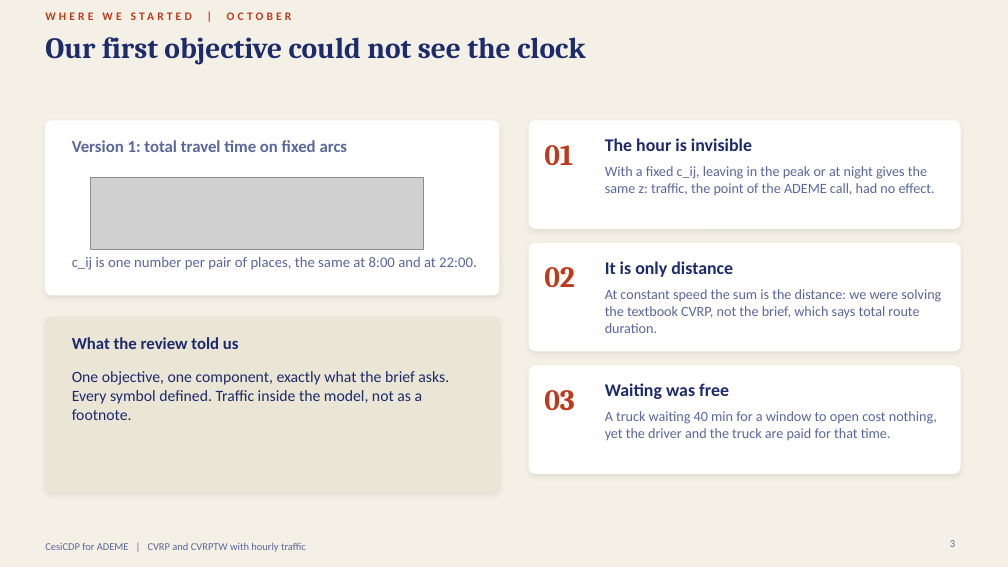
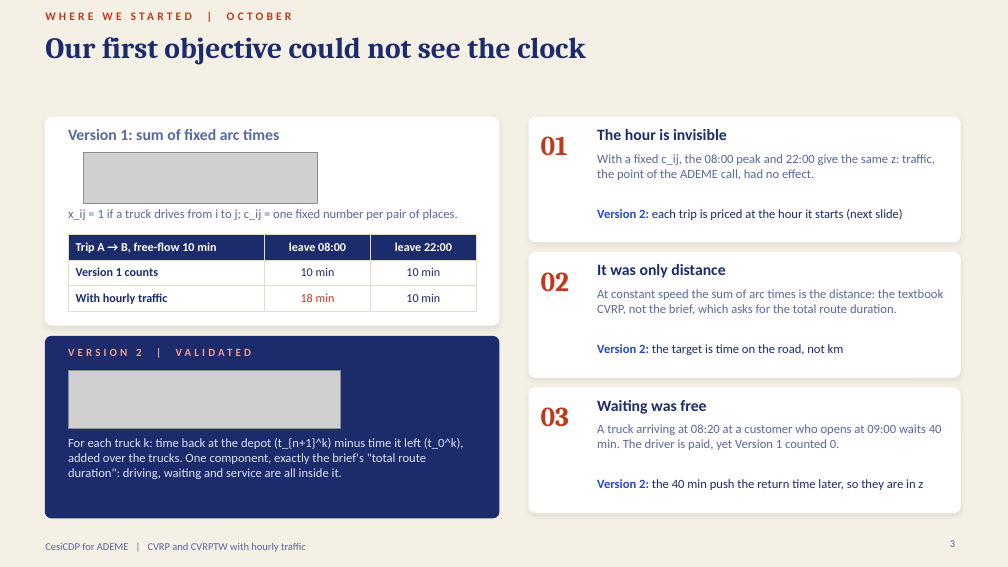
Before and after one commit to zzaved/cesi-cvrp-metaheuristics, a slide deck: slide 3 of presentation/cvrp_final_presentation.pptx. Drawn at 1008x567 pixels with LibreOffice and Linux fonts; fonts in the diff are those of the drawing; grey boxes stand for pictures. Boxes give left, top, right and bottom in pixels: in the first picture for what was removed or moved away, otherwise in the second. Text is boxed around its words. In the diff, an @@ line names an element or a change of style, - is before the commit and + after.

```diff
--- a/presentation/cvrp_final_presentation.pptx
+++ b/presentation/cvrp_final_presentation.pptx
@@ rounded rectangle: place and size @@
-rounded rectangle at <box>45,121,499,295</box>
+rounded rectangle at <box>45,117,499,325</box>
@@ rounded rectangle: place and size @@
-rounded rectangle at <box>529,121,960,228</box>
+rounded rectangle at <box>529,117,960,242</box>
@@ text at <box>68,129,279,140</box>: text changed; size 16 to 15 pt @@
-Version 1: total travel time on fixed arcs
+Version 1: sum of fixed arc times
@@ text "01": place and size @@
-text "01" at <box>544,145,573,165</box>
+text "01" at <box>541,136,568,155</box>
@@ text "The hour is invisible": place and size @@
-text "The hour is invisible" at <box>605,138,752,151</box>
+text "The hour is invisible" at <box>597,129,727,140</box>
@@ text "The hour is invisible" at <box>597,129,727,140</box>: size 17 to 15 pt @@
@@ picture: place and size @@
-picture at <box>91,178,423,250</box>
+picture at <box>83,153,318,203</box>
@@ text at <box>597,154,935,180</box>: text changed; size 13.5 to 12 pt @@
-With a fixed c_ij, leaving in the peak or at night gives the same z: traffic, the point of the ADEME call, had no effect.
+With a fixed c_ij, the 08:00 peak and 22:00 give the same z: traffic, the point of the ADEME call, had no effect.
@@ text at <box>68,209,458,220</box>: text changed; size 14 to 12 pt @@
-c_ij is one number per pair of places, the same at 8:00 and at 22:00.
+x_ij = 1 if a truck drives from i to j; c_ij = one fixed number per pair of places.
@@ text added at <box>597,209,902,220</box>, 12 pt, text #1B2B6B @@
+Version 2: each trip is priced at the hour it starts (next slide)
@@ table added at <box>68,234,476,310</box>, 3 rows, 3 columns @@
+Trip A → B, free-flow 10 min | leave 08:00 | leave 22:00
+Version 1 counts | 10 min | 10 min
+With hourly traffic | 18 min | 10 min
@@ rounded rectangle: place and size @@
-rounded rectangle at <box>529,243,960,351</box>
+rounded rectangle at <box>529,253,960,377</box>
@@ text at <box>597,264,725,278</box>: text changed; size 17 to 15 pt @@
-It is only distance
+It was only distance
@@ text at <box>597,289,943,315</box>: text changed; size 13.5 to 12 pt @@
-At constant speed the sum is the distance: we were solving the textbook CVRP, not the brief, which says total route duration.
+At constant speed the sum of arc times is the distance: the textbook CVRP, not the brief, which asks for the total route duration.
@@ rounded rectangle: place and size @@
-rounded rectangle at <box>45,318,499,492</box>
+rounded rectangle at <box>45,337,499,518</box>
@@ rounded rectangle at <box>45,337,499,518</box>: fill #EBE5D6 to #1B2B6B; outline #EBE5D6 1 pt to #1B2B6B 1 pt; shadow off; proportions changed @@
@@ text added at <box>68,348,142,356</box>, 10.5 pt, text #F2A08A, bold @@
+VERSION 2 | VALIDATED
@@ text removed at <box>72,337,239,349</box> @@
-What the review told us
@@ text added at <box>597,344,844,355</box>, 12 pt, text #1B2B6B @@
+Version 2: the target is time on the road, not km
@@ picture added at <box>68,371,340,429</box> @@
@@ text removed at <box>72,371,449,420</box> @@
-One objective, one component, exactly what the brief asks. Every symbol defined. Traffic inside the model, not as a footnote.
@@ proportions changed in 4 elements at <box>45,117,499,325</box>, <box>529,117,960,242</box>, <box>529,253,960,377</box>, <box>529,388,960,513</box> @@
@@ rounded rectangle: place and size @@
-rounded rectangle at <box>529,366,960,473</box>
+rounded rectangle at <box>529,388,960,513</box>
@@ size 28 to 26 pt in 3 elements at <box>541,272,569,291</box>, <box>541,136,568,155</box>, <box>541,407,569,427</box> @@
@@ text "03": place and size @@
-text "03" at <box>544,390,575,411</box>
+text "03" at <box>541,407,569,427</box>
@@ text "Waiting was free" at <box>597,400,706,414</box>: size 17 to 15 pt @@
@@ text "Waiting was free": place and size @@
-text "Waiting was free" at <box>605,383,729,399</box>
+text "Waiting was free" at <box>597,400,706,414</box>
@@ text added at <box>68,438,464,479</box>, 12 pt, text #DCE3F7 @@
+For each truck k: time back at the depot (t_{n+1}^k) minus time it left (t_0^k), added over the trucks. One component, exactly the brief's "total route duration": driving, waiting and service are all inside it.
@@ text at <box>597,424,942,450</box>: text changed; size 13.5 to 12 pt @@
-A truck waiting 40 min for a window to open cost nothing, yet the driver and the truck are paid for that time.
+A truck arriving at 08:20 at a customer who opens at 09:00 waits 40 min. The driver is paid, yet Version 1 counted 0.
@@ text added at <box>597,479,923,490</box>, 12 pt, text #1B2B6B @@
+Version 2: the 40 min push the return time later, so they are in z
```
Also in this commit, not shown: 17 other slides changed, 1 slide added, 1 slide removed, 10 other files.
